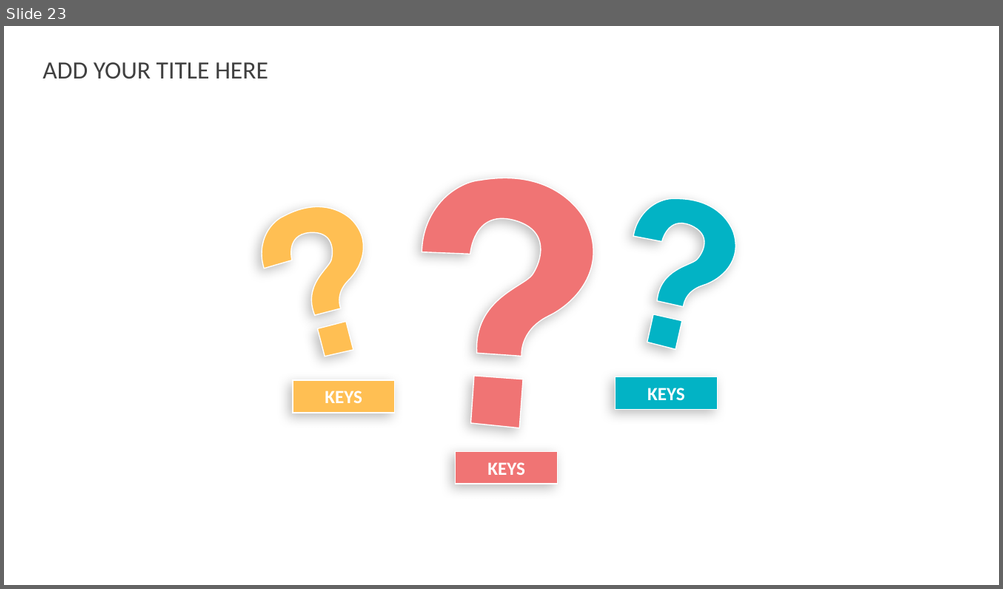
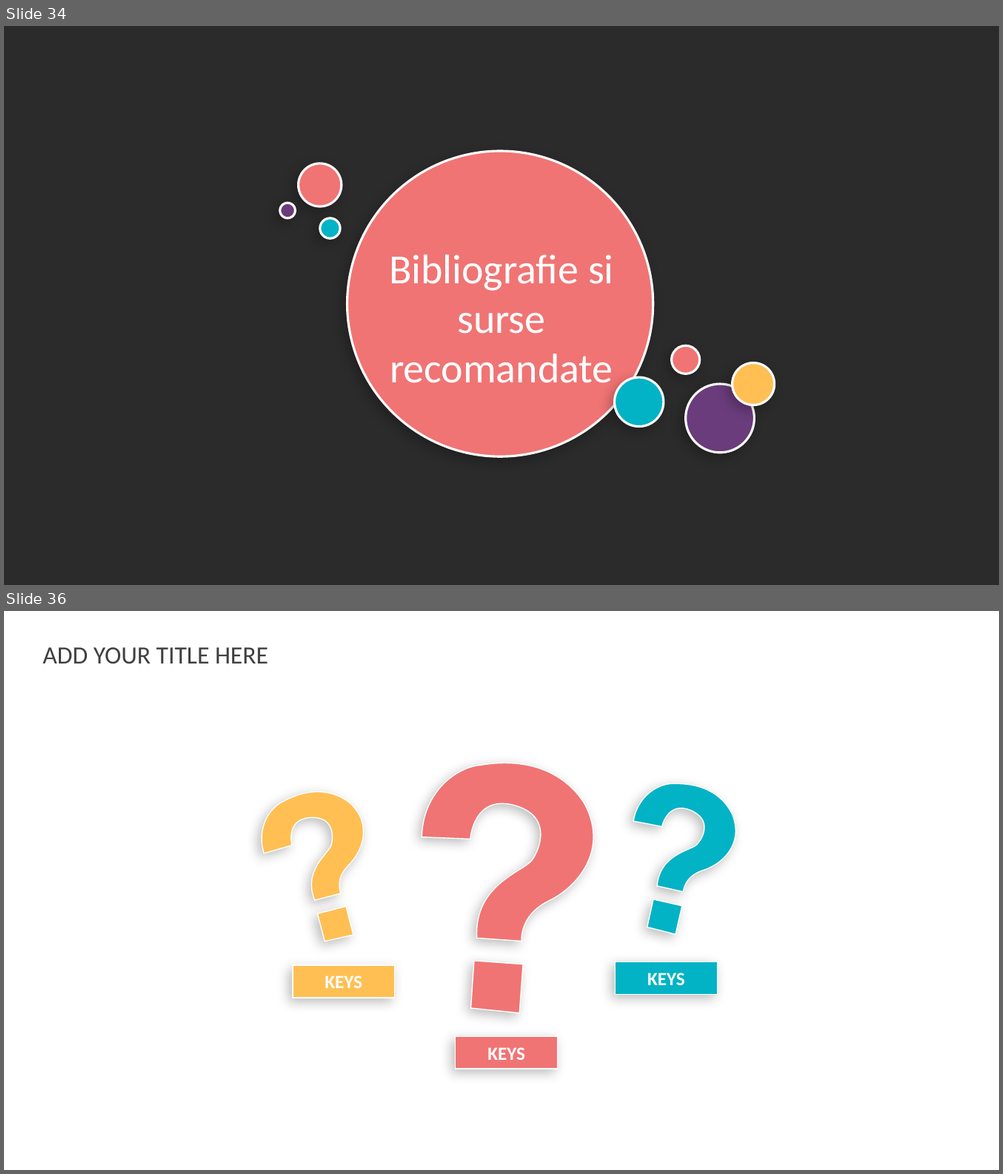
Before and after one commit to lia-ghita/ht, a slide deck: HabitTracker.pptx. Shown one above the other, each under a label of ours: slide 23 before the commit, slides 34 and 36 after it; the slides between them are not shown. The pictures are 1003x589 and 1003x1174 pixels, drawn with LibreOffice and Linux fonts; fonts in the diff are those of the drawing; background and template pictures are left out; a plain dark background stands for a picture behind light text. Boxes give left, top, right and bottom in pixels: in the first picture for what was removed or moved away, otherwise in the second. Text is boxed around its words. In the diff, an @@ line names an element or a change of style, - is before the commit and + after.

```diff
--- a/HabitTracker.pptx
+++ b/HabitTracker.pptx
@@ slide 34 added at (x1=4, y1=26, x2=999, y2=585), background picture (left out) @@
@@ ellipse added at (x1=347, y1=151, x2=653, y2=457), fill #F07474, outline #FFFFFF 2.25 pt @@
@@ ellipse added at (x1=298, y1=164, x2=341, y2=207), fill #F07474, outline #FFFFFF 2.25 pt @@
@@ ellipse added at (x1=280, y1=203, x2=295, y2=218), fill #6A3C7C, outline #FFFFFF 2.25 pt @@
@@ ellipse added at (x1=319, y1=218, x2=340, y2=238), fill #02B3C5, outline #FFFFFF 2.25 pt @@
@@ text added at (x1=389, y1=255, x2=614, y2=383), 40 pt, text #FFFFFF @@
+Bibliografie si surse recomandate
@@ ellipse added at (x1=671, y1=346, x2=700, y2=375), fill #F07474, outline #FFFFFF 2.25 pt @@
@@ ellipse added at (x1=614, y1=378, x2=663, y2=426), fill #02B3C5, outline #FFFFFF 2.25 pt @@
@@ ellipse added at (x1=732, y1=363, x2=775, y2=406), fill #FFBF53, outline #FFFFFF 2.25 pt @@
@@ ellipse added at (x1=686, y1=384, x2=754, y2=453), fill #6A3C7C, outline #FFFFFF 2.25 pt @@
@@ what was slide 23 is now slide 36 @@
```
Also in this commit, not shown: 3 slides changed, 18 other slides added, 23 slides removed.
